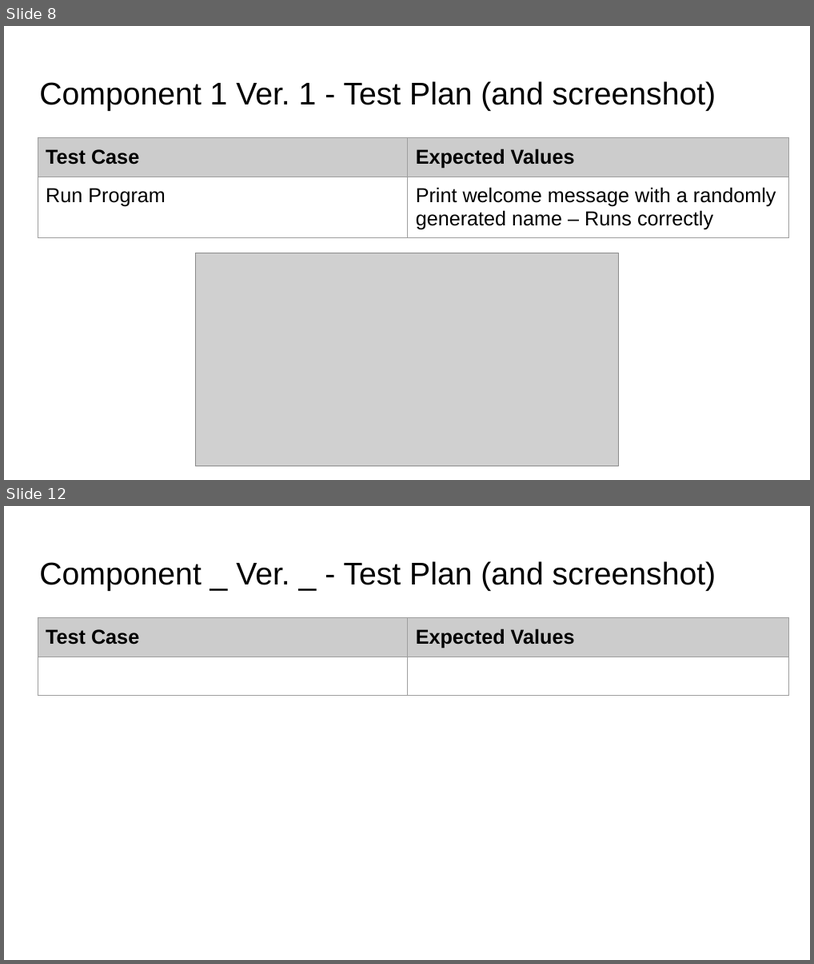
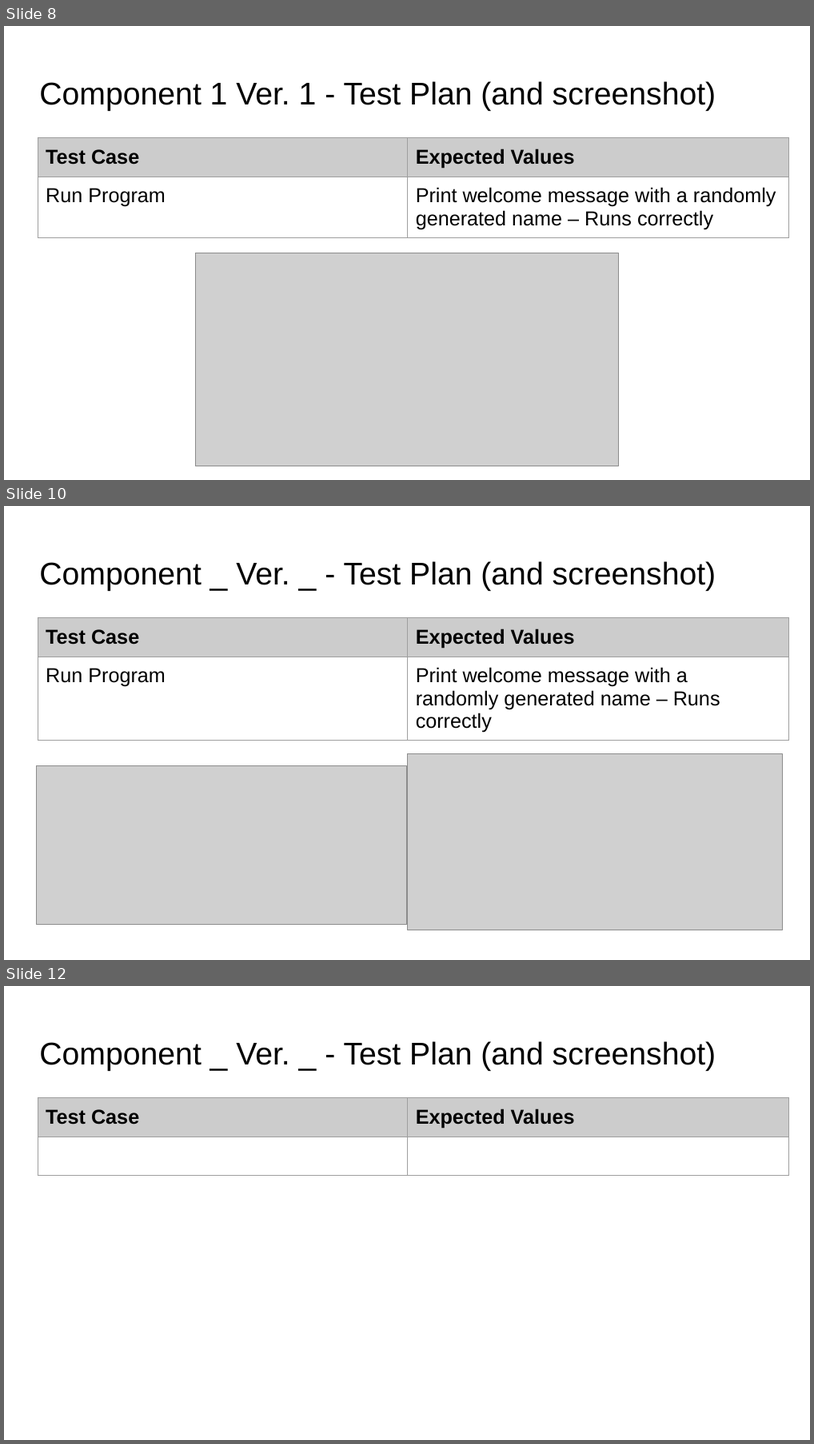
Before and after one commit to sinedotwav-e/pizzabot, a slide deck: pizzapowerpoint.pptx. Shown one above the other, each under a label of ours: slides 8 and 12 before the commit, slides 8, 10 and 12 after it; the slides between them are not shown. The pictures are 814x964 and 814x1444 pixels, drawn with LibreOffice and Linux fonts; fonts in the diff are those of the drawing; grey boxes stand for pictures. Boxes give left, top, right and bottom in pixels: in the first picture for what was removed or moved away, otherwise in the second. Text is boxed around its words. In the diff, an @@ line names an element or a change of style, - is before the commit and + after.

```diff
--- a/pizzapowerpoint.pptx
+++ b/pizzapowerpoint.pptx
@@ slide 10 added at [4,506,810,960], background #FFFFFF @@
@@ title added at [39,561,717,591], 28 pt, text #000000 @@
+Component _ Ver. _ - Test Plan (and screenshot)
@@ table added at [38,618,790,747], 2 rows, 2 columns @@
+Test Case | Expected Values
+Run Program | Print welcome message with a randomly generated name – Runs correctly
@@ picture added at [37,766,407,924] @@
@@ picture added at [407,753,782,929] @@
```
Also in this commit, not shown: 1 slide changed, 1 other slide added, 5 other files.
